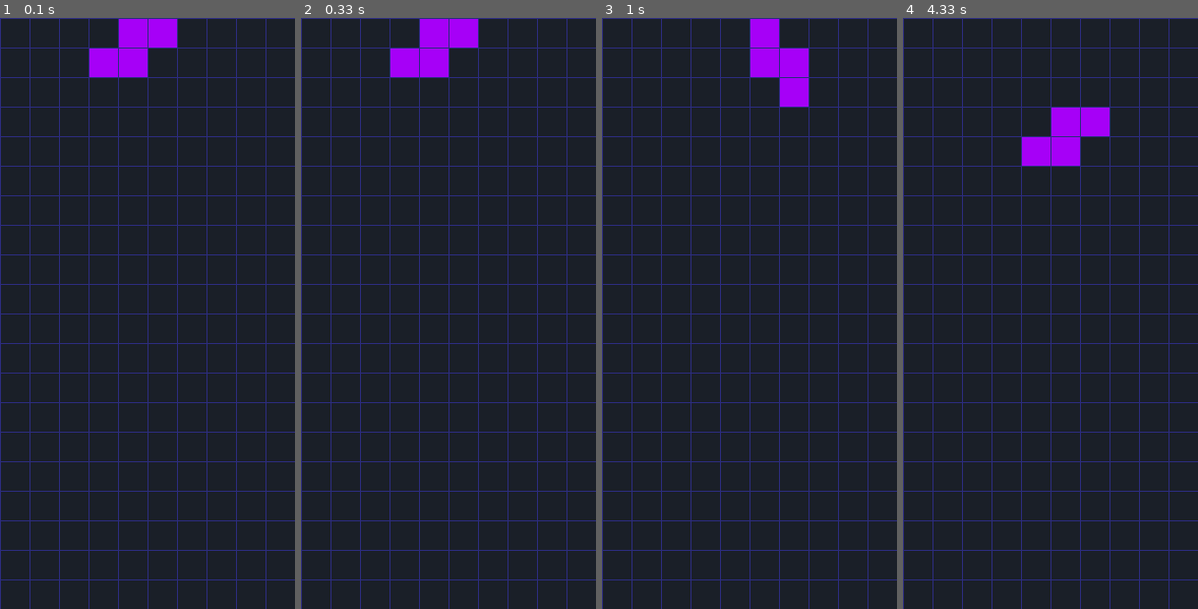
Above: before the commit, frames 1-4 (left to right).
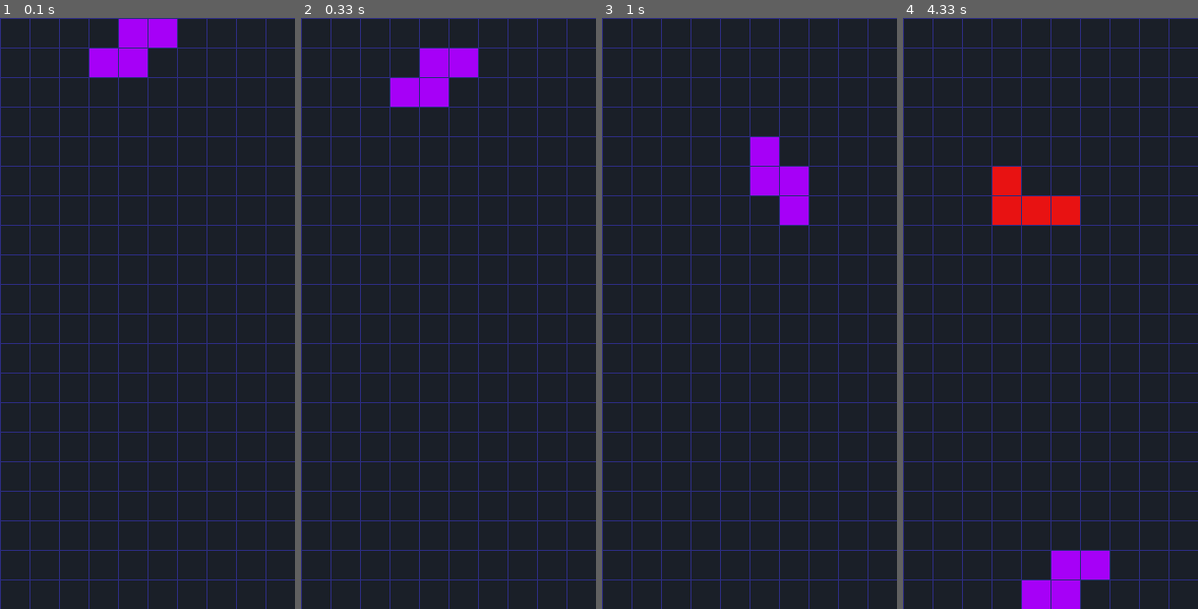
Above: after the commit, the same moments.

Repository: lusecz/pygame
Game: pygame game, started from main.py
Two runs of this game, one before a commit and one after it. Both use one fixed random seed, a clock stepped at 60 frames per second and the inputs below.
Inputs:
- Up to frame 1 (0.1 s): no input
- Up to frame 2 (0.33 s): no input
- Up to frame 3 (1 s): hold Right 0.33-0.8 s; hold Up from 0.83 s (still down)
- Up to frame 4 (4.33 s): release Up at 1.13 s; hold Right 1.17-1.63 s; hold Left 1.67-2.2 s; hold Down 2.23-2.53 s; hold Left 2.57-2.97 s; hold Up 3-3.37 s; hold Right 3.4-4.03 s; hold Down from 4.07 s (still down)

Frame 1 is identical in both runs. In frame 2, 2.8% of the frame differs, in the area x 30-60%, y 0-15%; in frame 3, 3.7%; in frame 4, 5.6%, in the area x 30-70%, y 15-100%.

Commit message:
first version

Diff:
--- a/grid.py
+++ b/grid.py
@@ -16,6 +16,11 @@
                 print(self.grid[row][column], end = " ")
             print()
 
+    def is_inside(self, row, column):
+        if row >= 0 and row < self.num_rows and column >= 0 and column < self.num_cols:
+            return True
+        return False
+
     def draw(self, screen):
         for row in range(self.num_rows):
             for column in range(self.num_cols):
--- a/jogo.py
+++ b/jogo.py
@@ -16,6 +16,41 @@
         self.blocks.remove(block)
         return block
 
+    def move_left(self):
+        self.current_block.move(0, -1)
+        if self.block_inside() == False:
+            self.current_block.move(0, 1)
+
+    def move_right(self):
+        self.current_block.move(0, 1)
+        if self.block_inside() == False:
+            self.current_block.move(0, -1)
+
+    def move_down(self):
+        self.current_block.move(1, 0)
+        if self.block_inside() == False:
+            self.current_block.move(-1, 0)
+            self.lock_block()
+
+    def lock_block(self):
+        tiles = self.current_block.get_cell_positions()
+        for position in tiles:
+            self.grid.grid[position.row][position.column] = self.current_block.id
+        self.current_block = self.next_block
+        self.next_block = self.get_random_block()
+
+    def block_inside(self):
+        tiles = self.current_block.get_cell_positions()
+        for tile in tiles:
+            # Verifica se está dentro da grade
+            if not self.grid.is_inside(tile.row, tile.column):
+                return False
+            # Verifica se a posição já está ocupada
+            if self.grid.grid[tile.row][tile.column] != 0:
+                return False
+        return True
+
+
     def draw(self, screen):
         self.grid.draw(screen)
         self.current_block.draw(screen)
--- a/main.py
+++ b/main.py
@@ -14,6 +14,9 @@
 clock = pygame.time.Clock()
 
 game = Game()
+
+GAME_UPDATE = pygame.USEREVENT
+pygame.time.set_timer(GAME_UPDATE, 200 )  # Atualiza o jogo a cada 200ms
 
 
 #DESCOMENTAR PARA VER AS GRADES SENDO PREENCHIDAS
@@ -33,13 +36,16 @@
                 pygame.quit()
                 sys.exit()
             if event.key == pygame.K_LEFT:
-                game.current_block.move(0,-1)
+                game.move_left()
             if event.key == pygame.K_RIGHT:
-                game.current_block.move(0,1)
+                game.move_right()
             if event.key == pygame.K_DOWN:
-                game.current_block.move(1,0)
+                game.move_down()
             if event.key == pygame.K_UP:
                 game.current_block.rotation_state = (game.current_block.rotation_state + 1) % 4
+        if event.type == GAME_UPDATE:
+            game.move_down()
+
 
         #Desenhando
     screen.fill(dark_blue)
